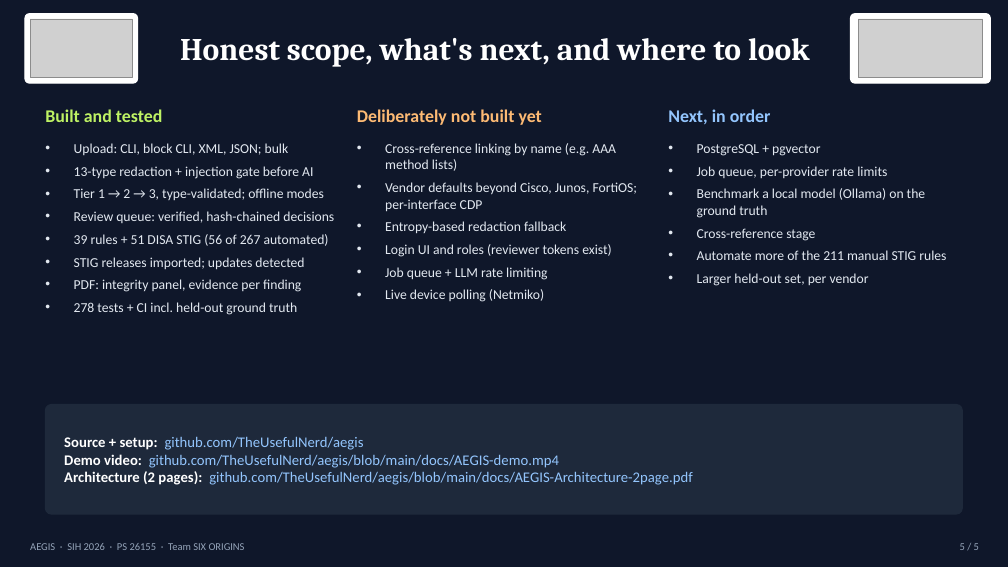
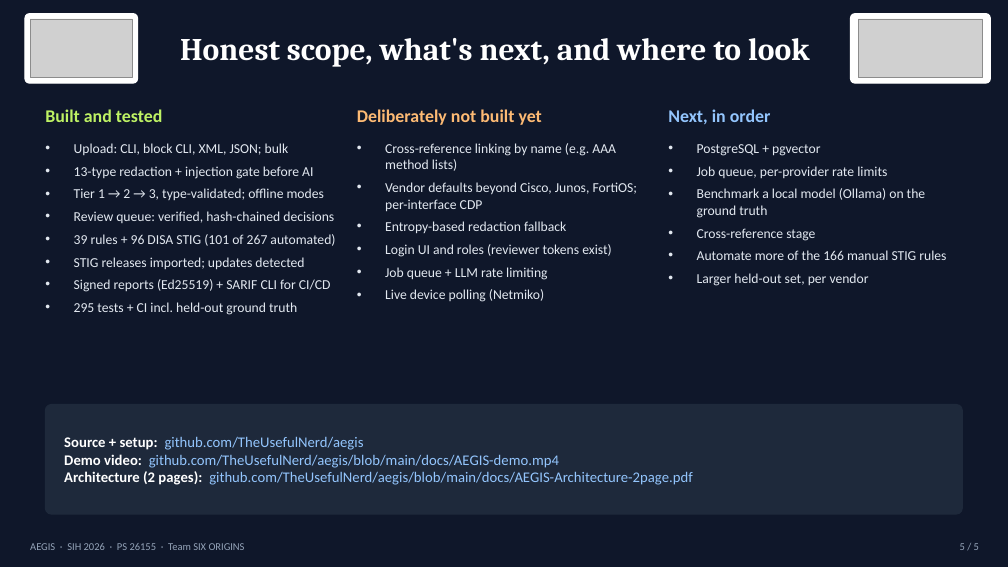
Before and after one commit to TheUsefulNerd/aegis, a slide deck: slide 5 of docs/AEGIS-Technical-Presentation.pptx. Drawn at 1008x567 pixels with LibreOffice and Linux fonts; fonts in the diff are those of the drawing; grey boxes stand for pictures. Boxes give left, top, right and bottom in pixels: in the first picture for what was removed or moved away, otherwise in the second. Text is boxed around its words. In the diff, an @@ line names an element or a change of style, - is before the commit and + after.

```diff
--- a/docs/AEGIS-Technical-Presentation.pptx
+++ b/docs/AEGIS-Technical-Presentation.pptx
@@ text at (74,234,335,246): text changed @@
-• 39 rules + 51 DISA STIG (56 of 267 automated)
+• 39 rules + 96 DISA STIG (101 of 267 automated)
@@ text at (697,250,946,260): text changed @@
-• Automate more of the 211 manual STIG rules
+• Automate more of the 166 manual STIG rules
@@ text at (74,279,331,315): text changed @@
-• PDF: integrity panel, evidence per finding
-• 278 tests + CI incl. held-out ground truth
+• Signed reports (Ed25519) + SARIF CLI for CI/CD
+• 295 tests + CI incl. held-out ground truth
```
Also in this commit, not shown: 1 other slide changed, 5 other files.
